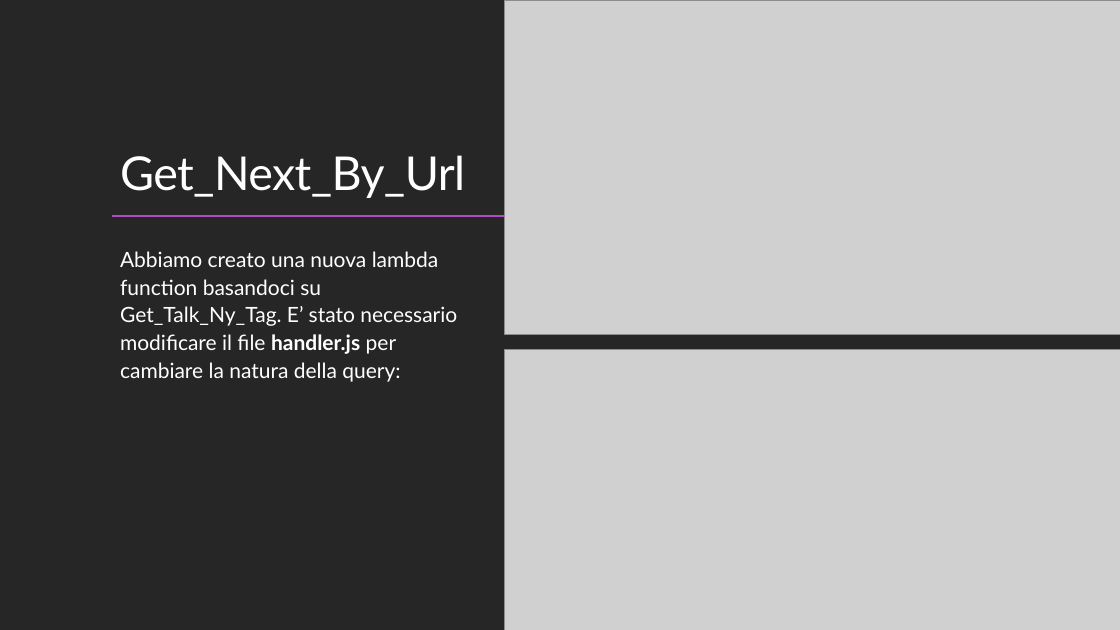
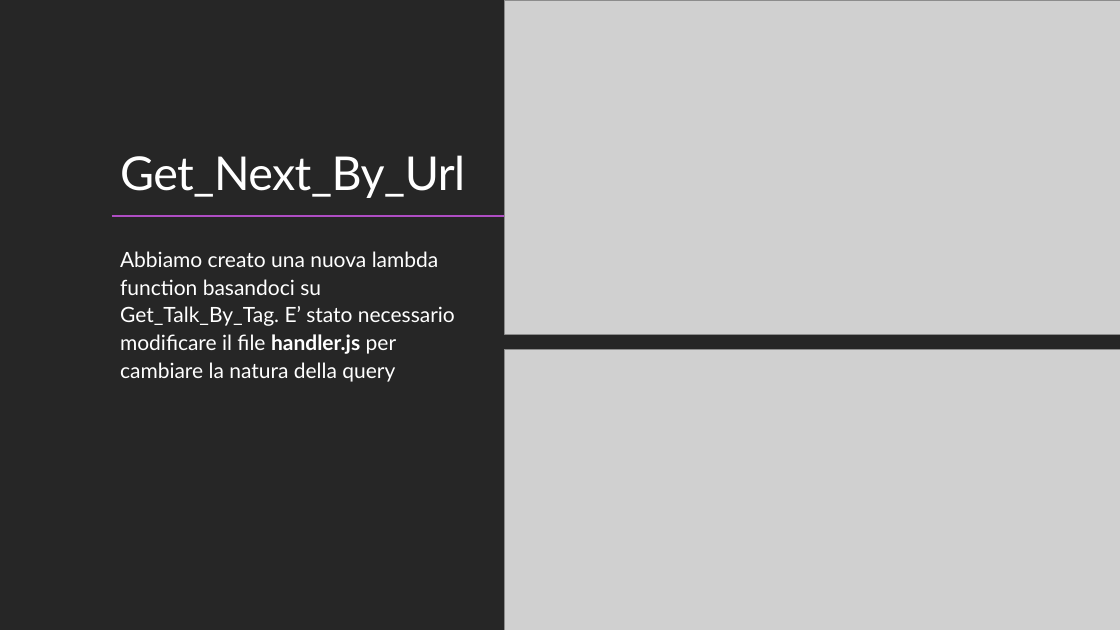
Before and after one commit to PirottaNicola/TC-Mproject_Boffelli_Pirotta, a slide deck: slide 13 of Preparation files/MyTEDx_Presentazione.pptx. Drawn at 1120x630 pixels with LibreOffice and Linux fonts; fonts in the diff are those of the drawing; grey boxes stand for pictures. Boxes give left, top, right and bottom in pixels: in the first picture for what was removed or moved away, otherwise in the second. Text is boxed around its words. In the diff, an @@ line names an element or a change of style, - is before the commit and + after.

Commit message:
update ppt

```diff
--- a/Preparation files/MyTEDx_Presentazione.pptx
+++ b/Preparation files/MyTEDx_Presentazione.pptx
@@ text at (120, 251, 455, 382): text changed @@
-  Abbiamo creato una nuova lambda function basandoci su Get_Talk_Ny_Tag. E’ stato necessario modificare il file handler.js per cambiare la natura della query:
+  Abbiamo creato una nuova lambda function basandoci su Get_Talk_By_Tag. E’ stato necessario modificare il file handler.js per cambiare la natura della query
```
Also in this commit, not shown: 2 other slides changed.
